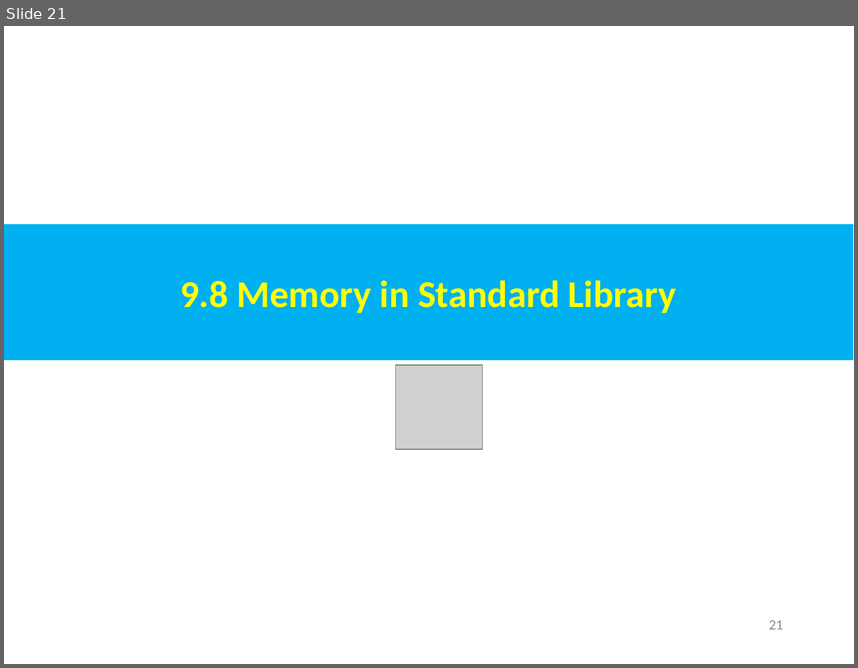
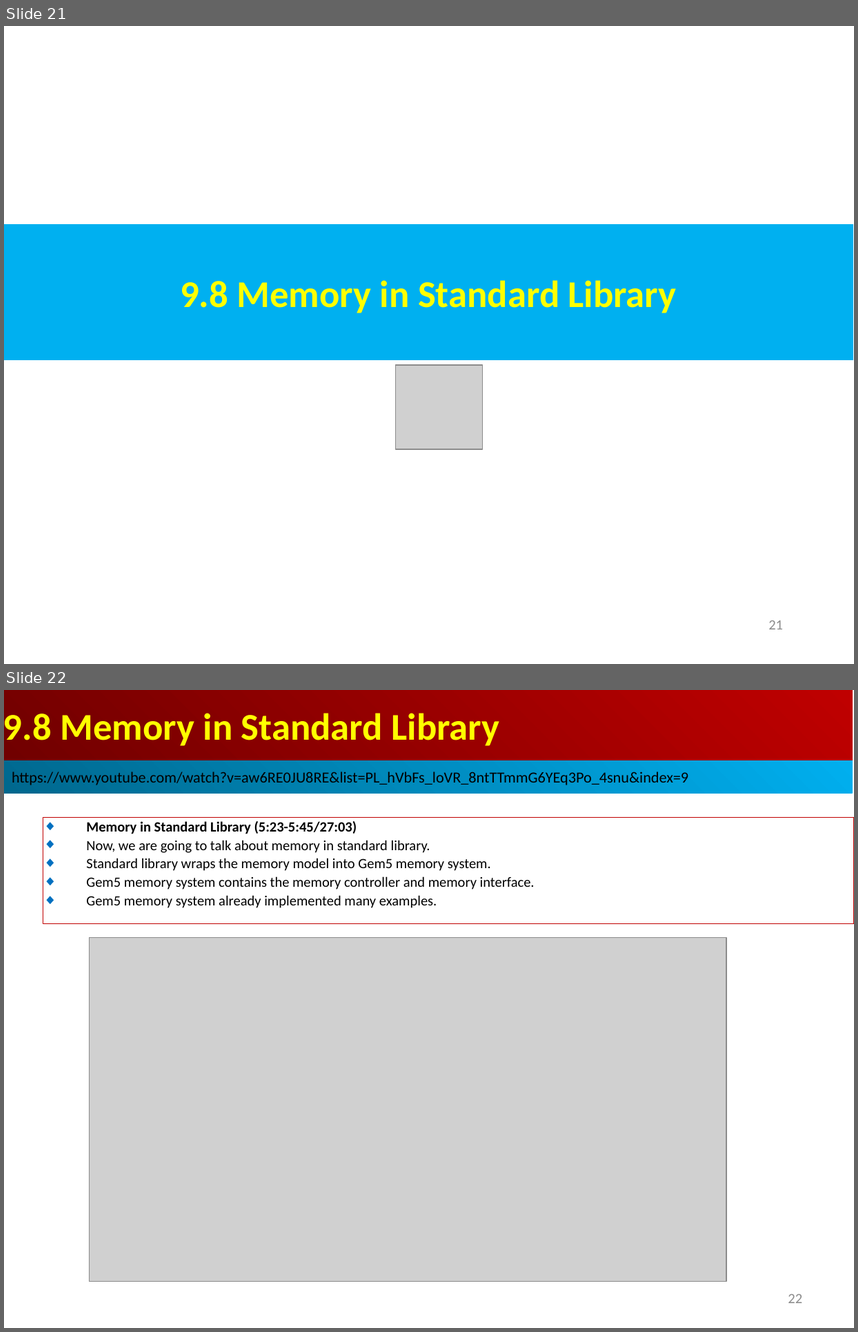
Before and after one commit to peterhchen/AIU_CS850_Gem5_McPAT, a slide deck: 050_Gem5/009.MemMod/000_Video/009.MemMod.ppt. Shown one above the other, each under a label of ours: slide 21 before the commit, slides 21 and 22 after it. The pictures are 858x668 and 858x1332 pixels, drawn with LibreOffice and Linux fonts; fonts in the diff are those of the drawing; grey boxes stand for pictures. Boxes give left, top, right and bottom in pixels: in the first picture for what was removed or moved away, otherwise in the second. Text is boxed around its words. In the diff, an @@ line names an element or a change of style, - is before the commit and + after.

```diff
--- a/050_Gem5/009.MemMod/000_Video/009.MemMod.ppt
+++ b/050_Gem5/009.MemMod/000_Video/009.MemMod.ppt
@@ slide 22 added at (4,690,854,1328), background #FFFFFF @@
@@ rectangle added at (4,690,853,760), fill gradient #BF0000 to #710000, 32 pt, text #FFFF00, bold @@
+9.8 Memory in Standard Library
@@ rectangle added at (4,760,853,793), fill gradient #00AFEF to #00688E, 13 pt, text #000000 @@
+https://www.youtube.com/watch?v=aw6RE0JU8RE&list=PL_hVbFs_loVR_8ntTTmmG6YEq3Po_4snu&index=9
@@ rectangle added at (43,818,854,924), outline #C00000 0.74 pt, 12 pt, text #000000 @@
+◆ Memory in Standard Library (5:23-5:45/27:03)
+◆ Now, we are going to talk about memory in standard library.
+◆ Standard library wraps the memory model into Gem5 memory system.
+◆ Gem5 memory system contains the memory controller and memory interface.
+◆ Gem5 memory system already implemented many examples.
@@ picture added at (89,938,726,1281) @@
@@ page number added at (788,1294,802,1303), 12 pt, text #8B8B8B @@
+22
```
Also in this commit, not shown: 1 slide changed, 6 other slides added.
